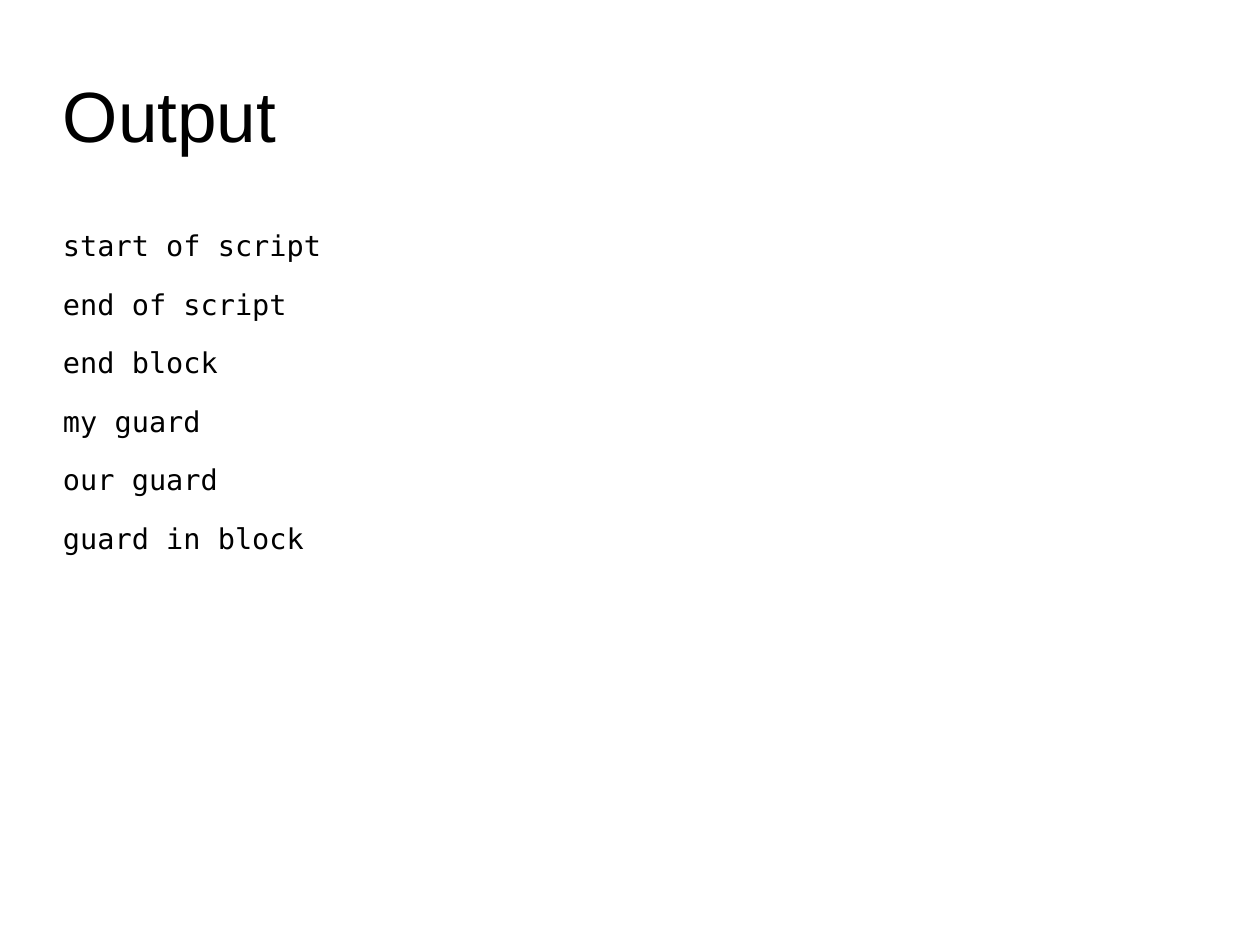
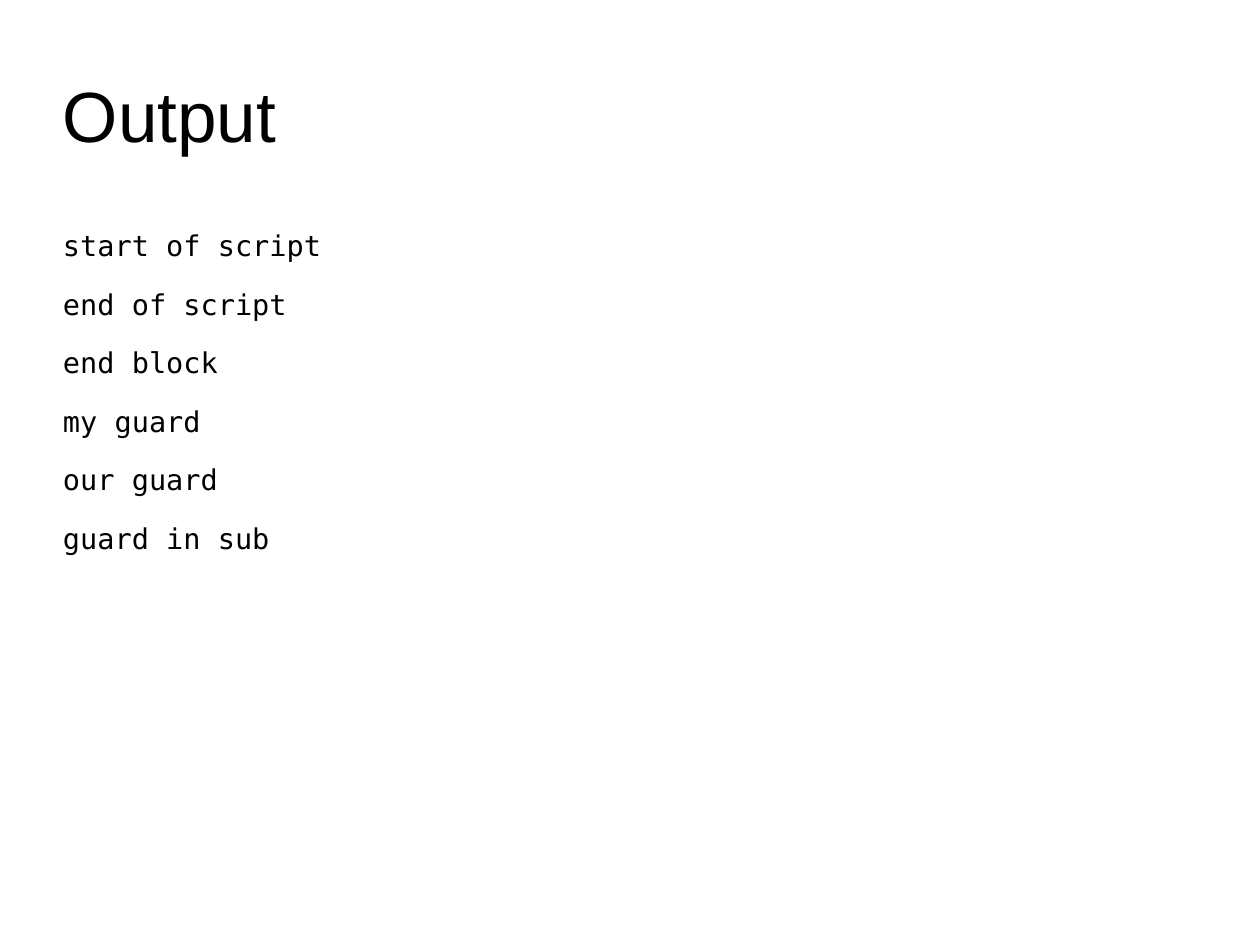
Before and after one commit to daviddelikat/inlinePerlPackages, a slide deck: slide 18 of docs/presentation.odp. Drawn at 1260x945 pixels with LibreOffice and Linux fonts; fonts in the diff are those of the drawing; background and template pictures are left out. Boxes give left, top, right and bottom in pixels: in the first picture for what was removed or moved away, otherwise in the second. Text is boxed around its words. In the diff, an @@ line names an element or a change of style, - is before the commit and + after.

```diff
--- a/docs/presentation.odp
+++ b/docs/presentation.odp
@@ text at (x1=63, y1=527, x2=270, y2=555): text changed @@
-guard in block
+guard in sub
```
Also in this commit, not shown: 3 other slides changed, 1 other file.
